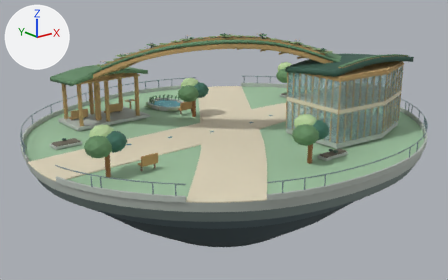
The glTF model public/models/bdeh-r21/E.glb: old version first, new version second.
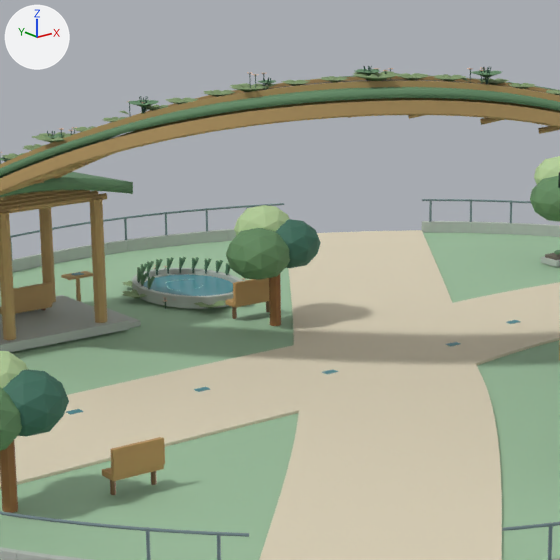
Each version is shown whole from a 50 mm camera at (-31.55, -38.85, 14.61) aimed at (-0.43, 0.05, -0.95), then close up on the part from 23% to 64% of the width and 4% to 69% of the height. Every picture has the same lights, and +X, +Y and +Z are marked at upper left. The older version's two pictures come first. Where no turn or scale is listed for an object, it has been applied to the vertices. Vertices at exactly the same position are counted once.

Names of what the first close-up shows: 'ROLE_building_Components__ecoWood', 'ROLE_building_Components__stone2', 'ROLE_landscape_Components__FinalNativeSage', 'ROLE_landscape_Components__deepgreen', 'ROLE_landscape_Components__ecoWood', 'ROLE_landscape_Components__green', 'ROLE_landscape_Components__lightgreen', 'ROLE_landscape_Components__warmwood', 'ROLE_landscape_Components__wood', 'ROLE_paving_Components__paveLight', 'ROLE_rails_Components__metal', 'ROLE_rails_Components__stone2', 'ROLE_roof_Components__ecoLeaf', 'ROLE_terrain_Components__grass' and 9 more.
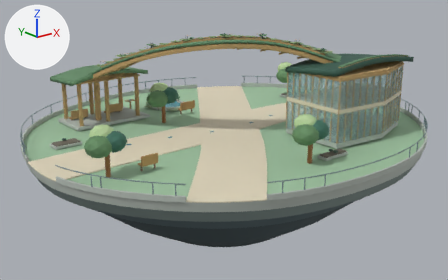
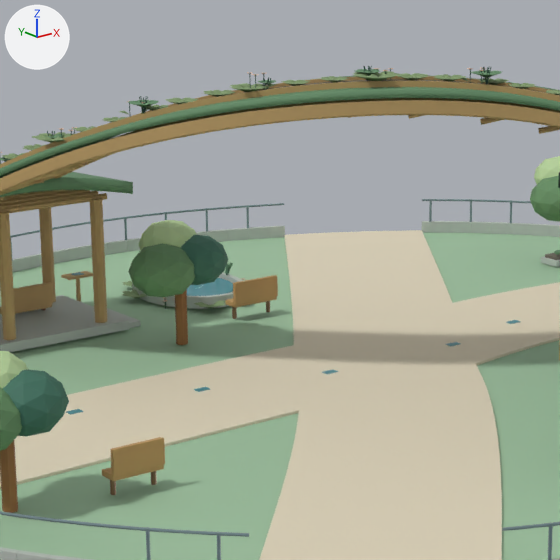
What differs and where, as boxes [x1, y1, x2, y2] in the close-ups (560 x 560 px; the box of a moved part takes in the faces that stretch with it):
'ROLE_landscape_Components__deepgreen', reshaped
    before: [2, 219, 321, 437]
    after: [2, 235, 228, 437]
'ROLE_landscape_Components__wood', reshaped
    before: [0, 274, 281, 513]
    after: [0, 289, 188, 513]
part 1 of me_role_landscape_components__deepgreen, moved or reshaped
    before: [275, 219, 321, 268]
    after: [180, 235, 228, 285]
part 2 of me_role_landscape_components__green, moved or reshaped
    before: [226, 228, 290, 280]
    after: [128, 243, 195, 297]
part 3 of me_role_landscape_components__lightgreen, moved or reshaped
    before: [234, 205, 290, 236]
    after: [138, 220, 197, 250]
part 4 of me_role_landscape_components__wood, moved or reshaped
    before: [269, 274, 281, 326]
    after: [175, 289, 188, 345]

What changed in the scene script:
```text
Change me_role_landscape_components__deepgreen:
    where me_role_landscape_components__deepgreen.from_pydata(...)  # 168 vertices, 320 faces; spans x -13.9..13.2, y -11.5..5.8, z 1.7..3.2
    used by ob_role_landscape_components__deepgreen; location = (0.0, 0.0, 0.0)
    me_role_landscape_components__deepgreen part 1: the loose piece of 42 vertices spanning x -0.6..1.1, y 3.6..5.4, z 1.7..3.1 is moved by (-3.2, 0.0, 0.0)
Change me_role_landscape_components__green:
    where me_role_landscape_components__green.from_pydata(...)  # 168 vertices, 320 faces; spans x -15.1..12.2, y -11.5..5.8, z 1.5..3.1
    used by ob_role_landscape_components__green; location = (0.0, 0.0, 0.0)
    me_role_landscape_components__green part 2: the loose piece of 42 vertices spanning x -1.8..0.1, y 3.6..5.4, z 1.5..3.0 is moved by (-3.2, 0.0, 0.0)
Change me_role_landscape_components__lightgreen:
    where me_role_landscape_components__lightgreen.from_pydata(...)  # 168 vertices, 320 faces; spans x -14.3..12.7, y -10.8..6.4, z 2.1..3.5
    used by ob_role_landscape_components__lightgreen; location = (0.0, 0.0, 0.0)
    me_role_landscape_components__lightgreen part 3: the loose piece of 42 vertices spanning x -1.0..0.6, y 4.3..6.0, z 2.2..3.5 is moved by (-3.2, 0.0, 0.0)
Change me_role_landscape_components__wood:
    where me_role_landscape_components__wood.from_pydata(...)  # 64 vertices, 112 faces; spans x -13.7..12.1, y -10.7..5.2, z 0.1..1.9
    used by ob_role_landscape_components__wood; location = (0.0, 0.0, 0.0)
    me_role_landscape_components__wood part 4: the loose piece of 16 vertices spanning x -0.4..0.0, y 4.4..4.8, z 0.1..1.9 is moved by (-3.2, 0.0, 0.0)
```
